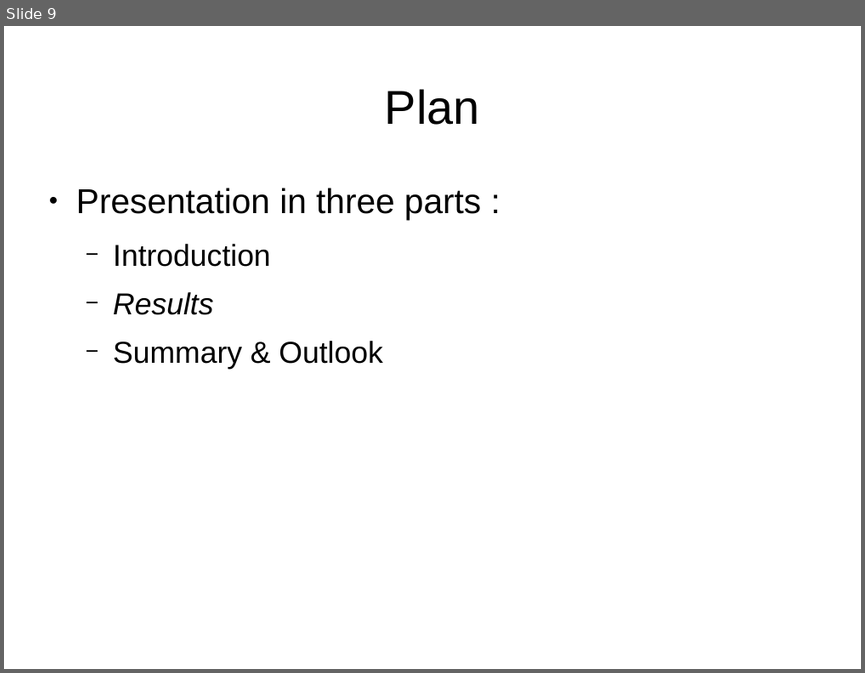
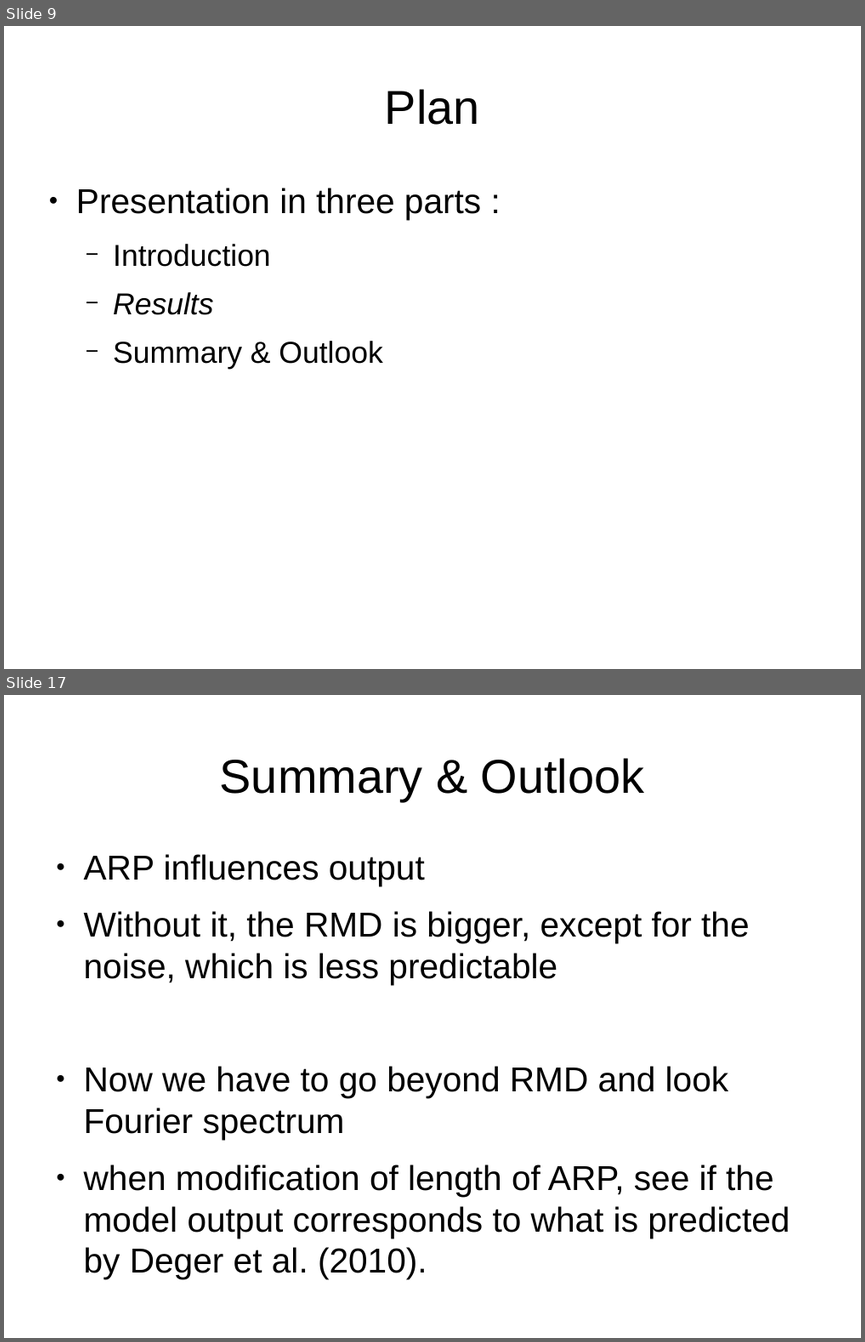
Before and after one commit to MaelleC/auditory-things, a slide deck: presentation/pres1.odp. Shown one above the other, each under a label of ours: slide 9 before the commit, slides 9 and 17 after it; the slides between them are not shown. The pictures are 865x673 and 865x1342 pixels, drawn with LibreOffice and Linux fonts; fonts in the diff are those of the drawing. Boxes give left, top, right and bottom in pixels: in the first picture for what was removed or moved away, otherwise in the second. Text is boxed around its words. In the diff, an @@ line names an element or a change of style, - is before the commit and + after.

```diff
--- a/presentation/pres1.odp
+++ b/presentation/pres1.odp
@@ slide 17 added at <box>4,695,861,1338</box>, background #FFFFFF @@
@@ title added at <box>220,758,644,801</box>, 44 pt, text #000000 @@
+Summary & Outlook
@@ text added at <box>84,854,789,1279</box>, 32 pt, text #000000 @@
+● ARP influences output
+● Without it, the RMD is bigger, except for the noise, which is less predictable
+● Now we have to go beyond RMD and look Fourier spectrum
+● when modification of length of ARP, see if the model output corresponds to what is predicted by Deger et al. (2010).
```
Also in this commit, not shown: 1 slide changed, 7 other slides added, 10 other files.
